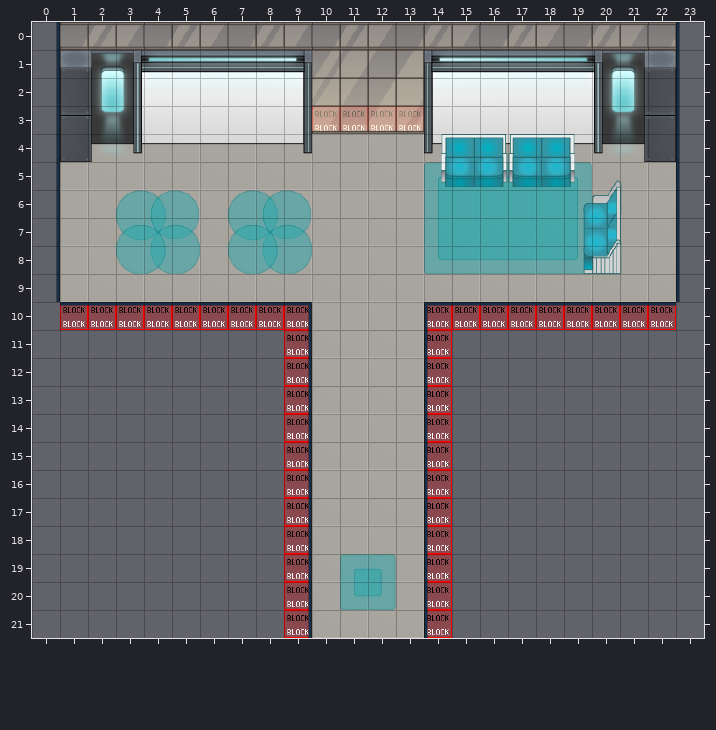
A Tiled map (JSON) gets an edit: lobby-map.tmj. The first picture shows the starting point.
Cells are 32x32 px. Shown: x 0..23, y 0..21.
After the commit:
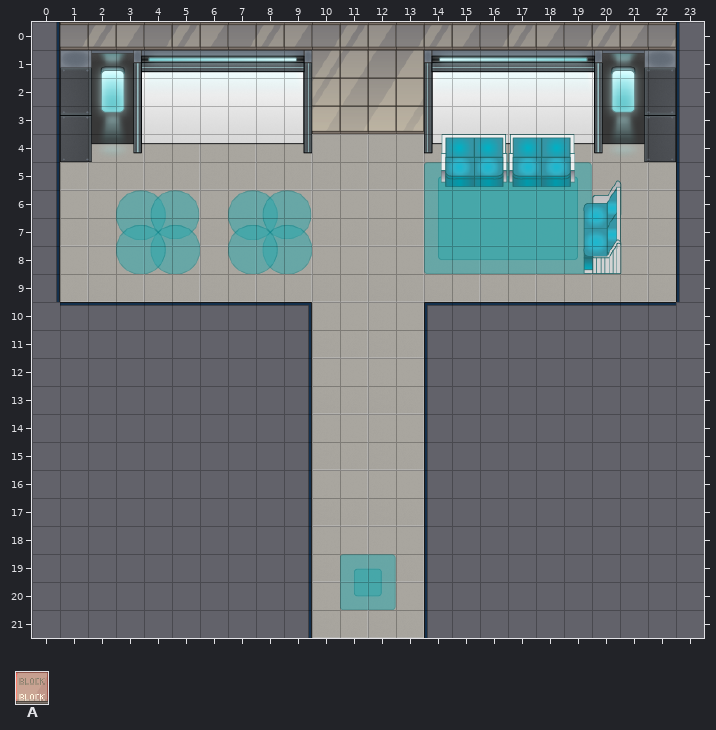
Key: from "Chunk 1": A 1.
_ is an empty cell, . an unchanged one.
See-through tiles are keyed as they look on the map.
Author's note on the commit: Deploying to gh-pages from master @ 494aa6d4fd127d48c96699c98c8bf81acaeaa38d 🚀
What changed:
--- layer "collisions" (now hidden)
@@ x 10..13 @@
- 3 AAAA
+ 3 ____
@@ x 1..22 @@
-10 AAAAAAAAA....AAAAAAAAA
-11 ........A....A........
-12 ........A....A........
-13 ........A....A........
-14 ........A....A........
-15 ........A....A........
-16 ........A....A........
-17 ........A....A........
-18 ........A....A........
-19 ........A....A........
-20 ........A....A........
-21 ........A....A........
+10 _________...._________
+11 ........_...._........
+12 ........_...._........
+13 ........_...._........
+14 ........_...._........
+15 ........_...._........
+16 ........_...._........
+17 ........_...._........
+18 ........_...._........
+19 ........_...._........
+20 ........_...._........
+21 ........_...._........
Where, in picture pixels (left, top, right, bottom), the same in both pictures:
removed: (312, 106, 424, 131)
removed: (60, 305, 309, 638)
removed: (427, 305, 676, 638)
